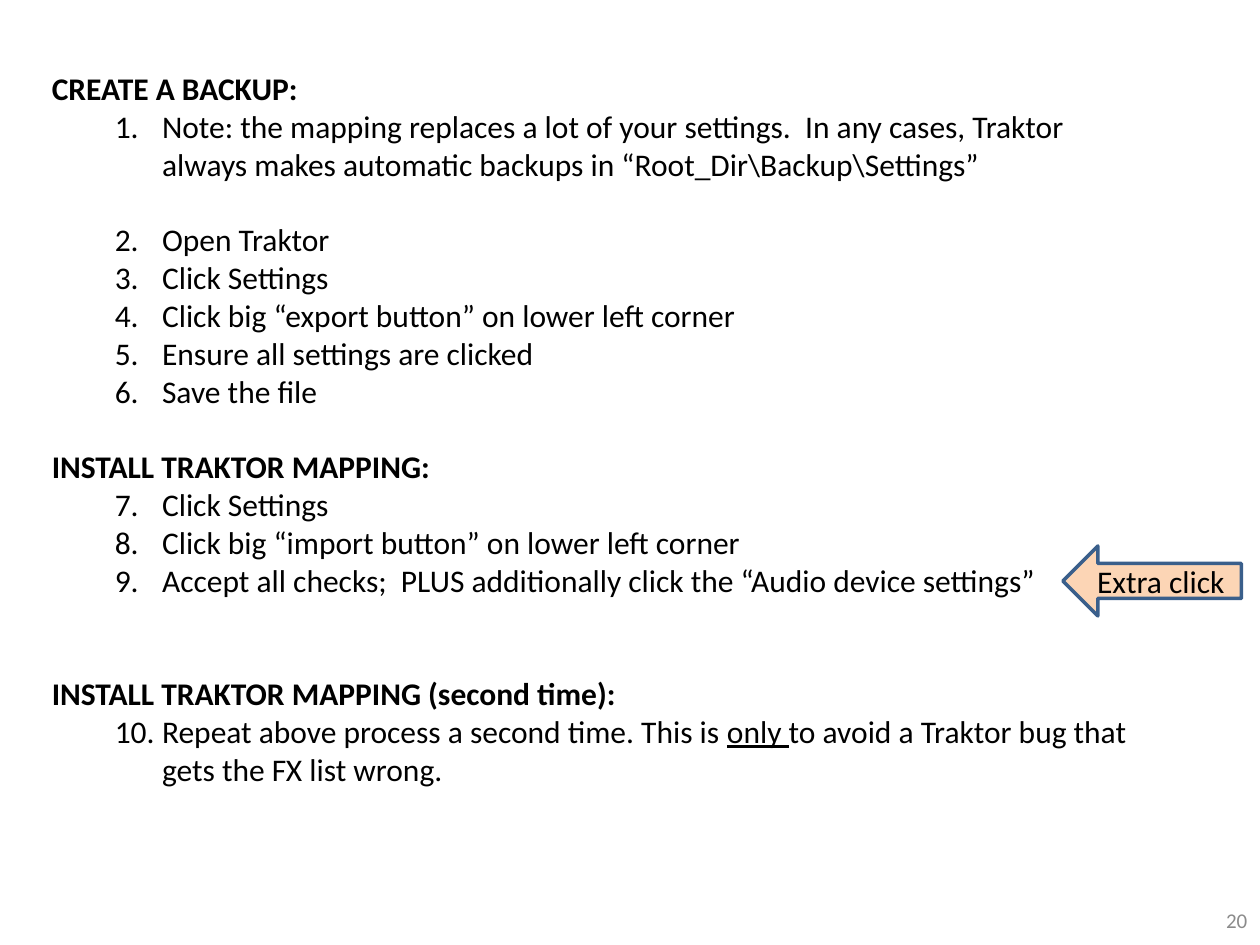
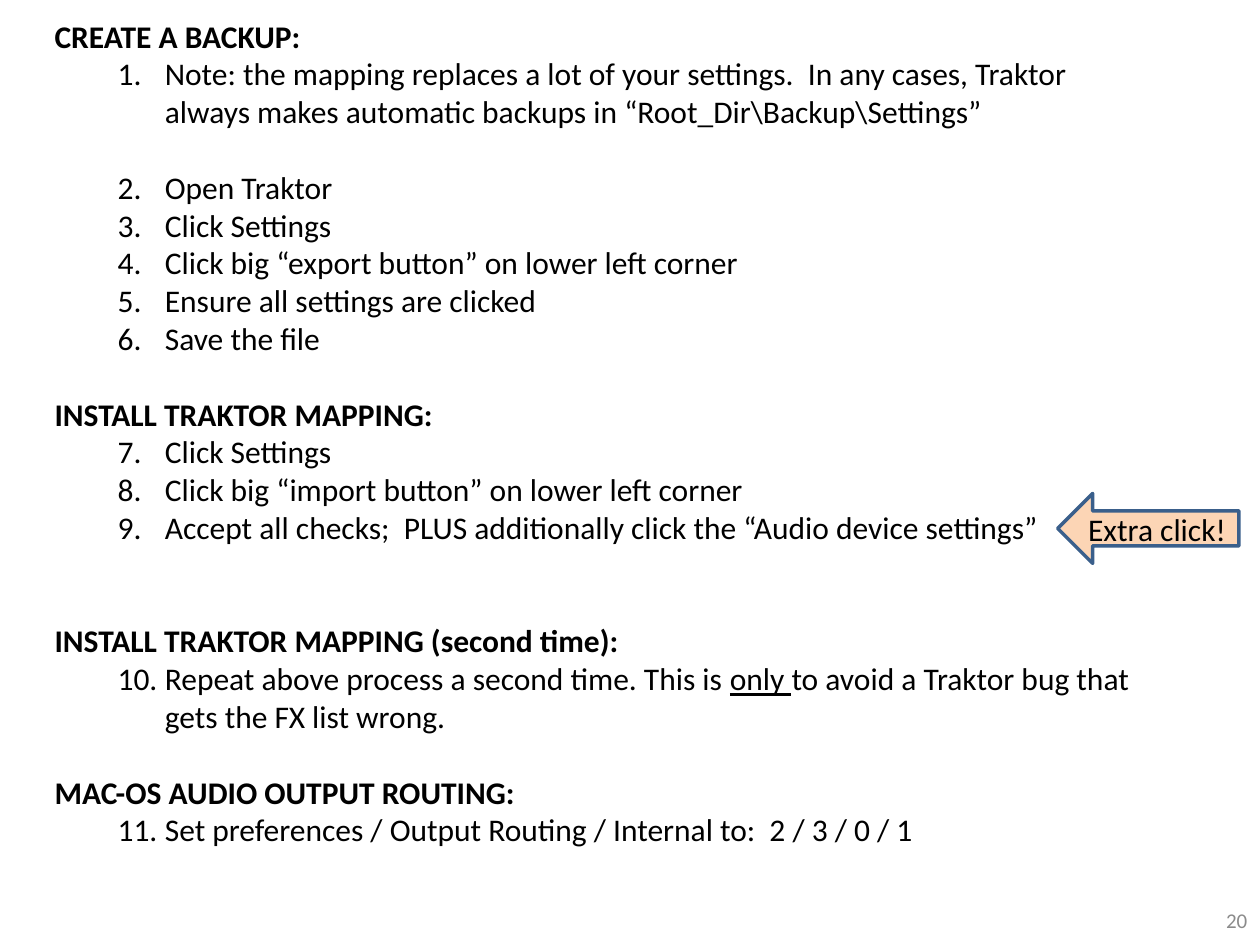
Before and after one commit to pestrela/music, a slide deck: slide 20 of traktor/mapping_ddj_1000/Support files/Source files/DDJ-1000 - Installation Guide.pptx. Drawn at 1260x945 pixels with LibreOffice and Linux fonts; fonts in the diff are those of the drawing. Boxes give left, top, right and bottom in pixels: in the first picture for what was removed or moved away, otherwise in the second. Text is boxed around its words. In the diff, an @@ line names an element or a change of style, - is before the commit and + after.

```diff
--- a/traktor/mapping_ddj_1000/Support files/Source files/DDJ-1000 - Installation Guide.pptx
+++ b/traktor/mapping_ddj_1000/Support files/Source files/DDJ-1000 - Installation Guide.pptx
@@ text "CREATE A BACKUP:": place and size @@
-text "CREATE A BACKUP:" at (52, 79, 1126, 787)
+text "CREATE A BACKUP:" at (55, 27, 1128, 847)
@@ left arrow "Extra click!": place and size @@
-left arrow "Extra click!" at (1063, 546, 1242, 616)
+left arrow "Extra click!" at (1057, 494, 1239, 564)
@@ text in left arrow at (1088, 519, 1226, 548): text changed @@
-Extra click
+Extra click!
@@ text at (55, 783, 912, 847): paragraphs added @@
+MAC-OS AUDIO OUTPUT ROUTING:
+  1. Set preferences / Output Routing / Internal to: 2 / 3 / 0 / 1
```
Also in this commit, not shown: 5 other slides changed, 3 slides added, 8 other files.
